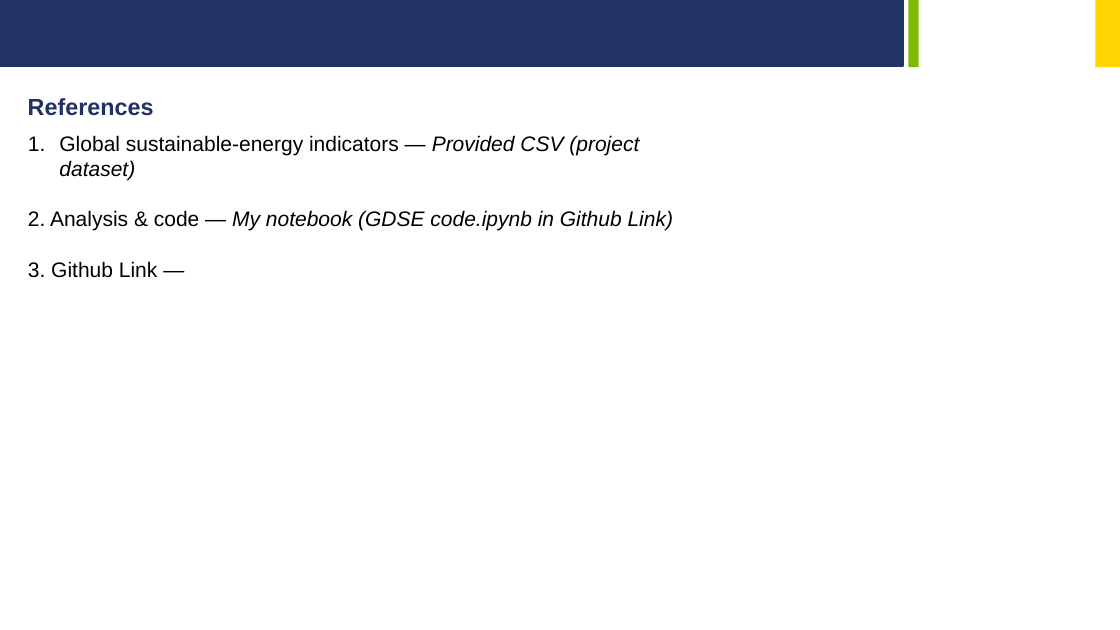
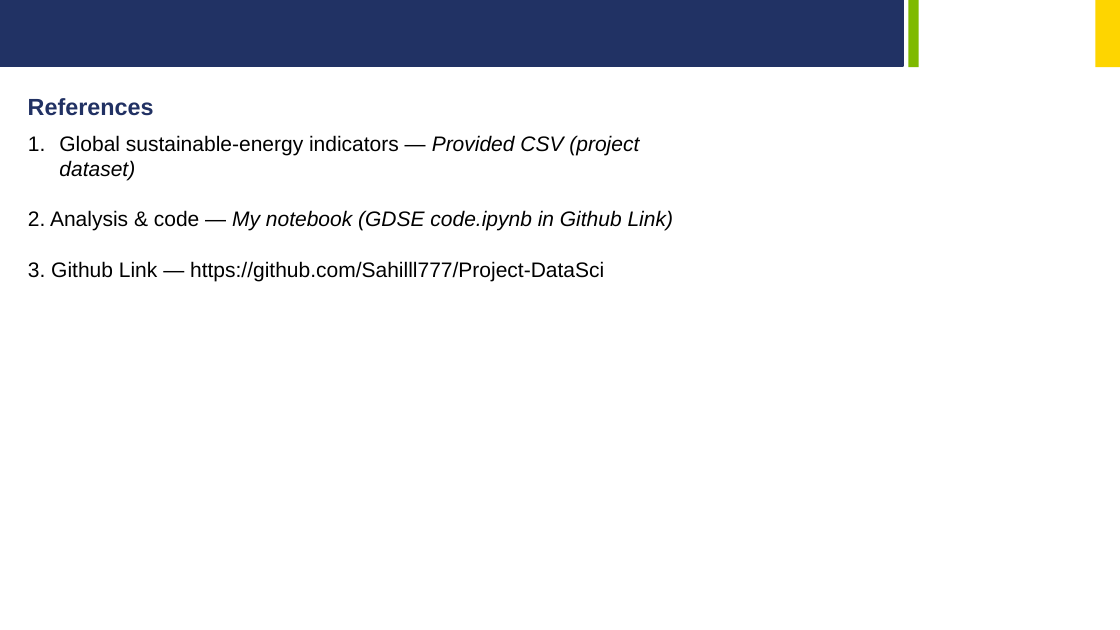
Before and after one commit to Sahilll777/Project-DataSci, a slide deck: slide 8 of Project PPT.pptx. Drawn at 1120x630 pixels with LibreOffice and Linux fonts; fonts in the diff are those of the drawing; background and template pictures are left out. Boxes give left, top, right and bottom in pixels: in the first picture for what was removed or moved away, otherwise in the second. Text is boxed around its words. In the diff, an @@ line names an element or a change of style, - is before the commit and + after.

Commit message:
Add files via upload
Initial commit

```diff
--- a/Project PPT.pptx
+++ b/Project PPT.pptx
@@ text at [28,261,604,281]: text changed @@
-3. Github Link —
+3. Github Link — https://github.com/Sahilll777/Project-DataSci
```
